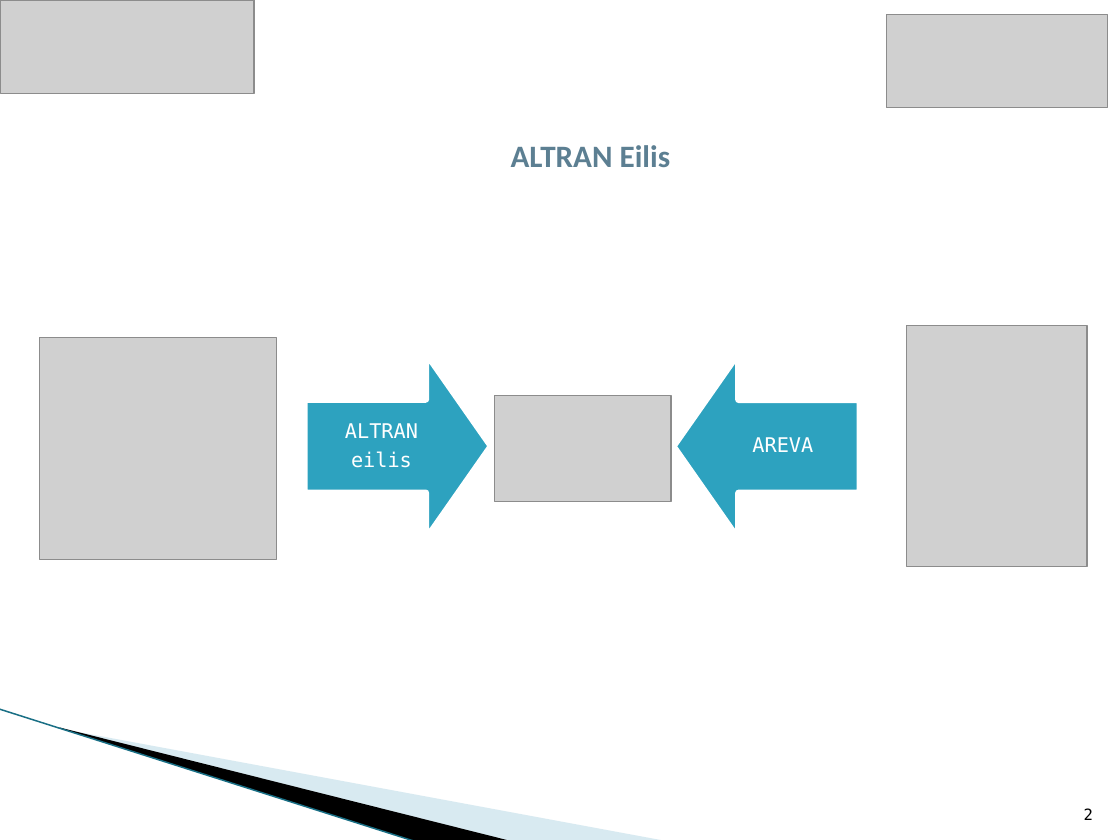
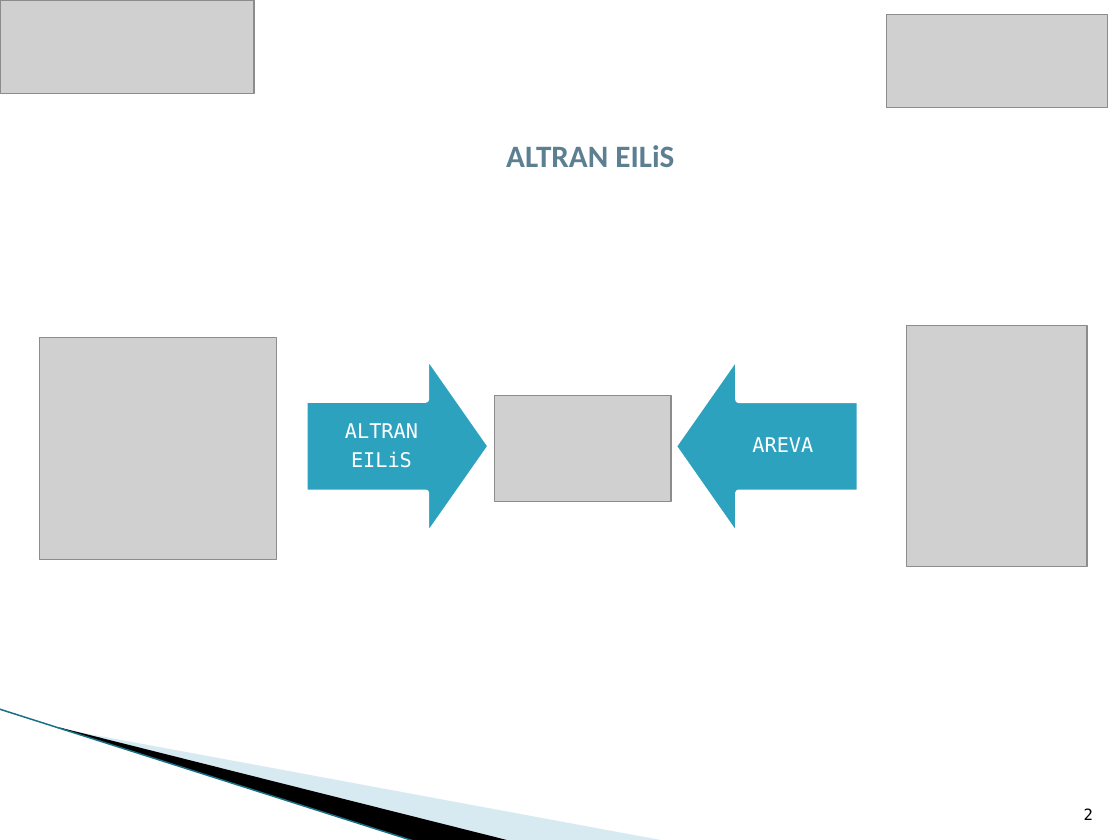
Before and after one commit to phjacquet/physor-smr-fbo, a slide deck: slide 2 of Fabien/ppt soutenance FBO.pptx. Drawn at 1120x840 pixels with LibreOffice and Linux fonts; fonts in the diff are those of the drawing; grey boxes stand for pictures; background and template pictures are left out. Boxes give left, top, right and bottom in pixels: in the first picture for what was removed or moved away, otherwise in the second. Text is boxed around its words. In the diff, an @@ line names an element or a change of style, - is before the commit and + after.

```diff
--- a/Fabien/ppt soutenance FBO.pptx
+++ b/Fabien/ppt soutenance FBO.pptx
@@ title at [506, 145, 674, 167]: text changed @@
-ALTRAN Eilis
+ALTRAN EILiS
@@ text at [351, 451, 412, 468]: text changed @@
-eilis
+EILiS
```
Also in this commit, not shown: 17 other slides changed, 1 slide added.
